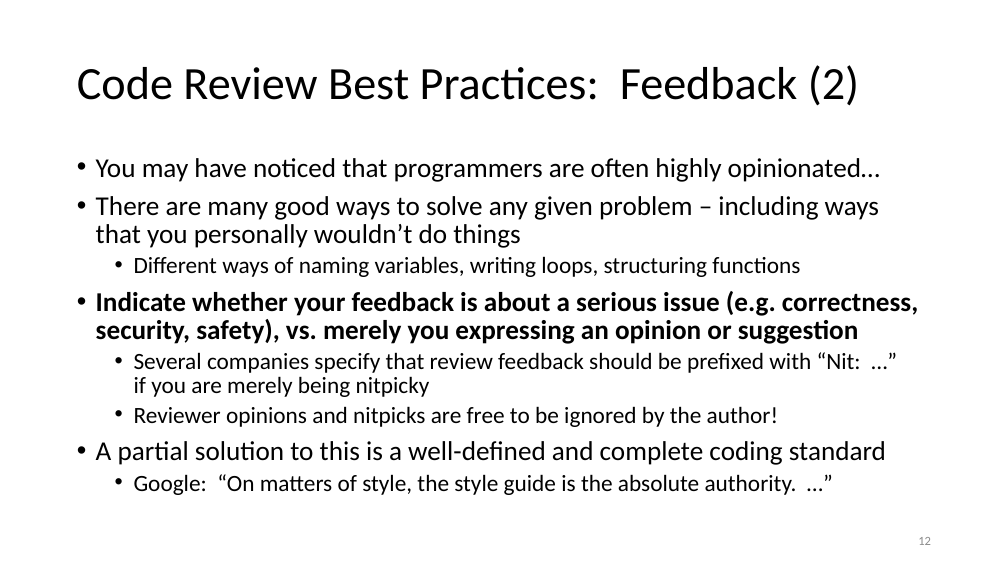
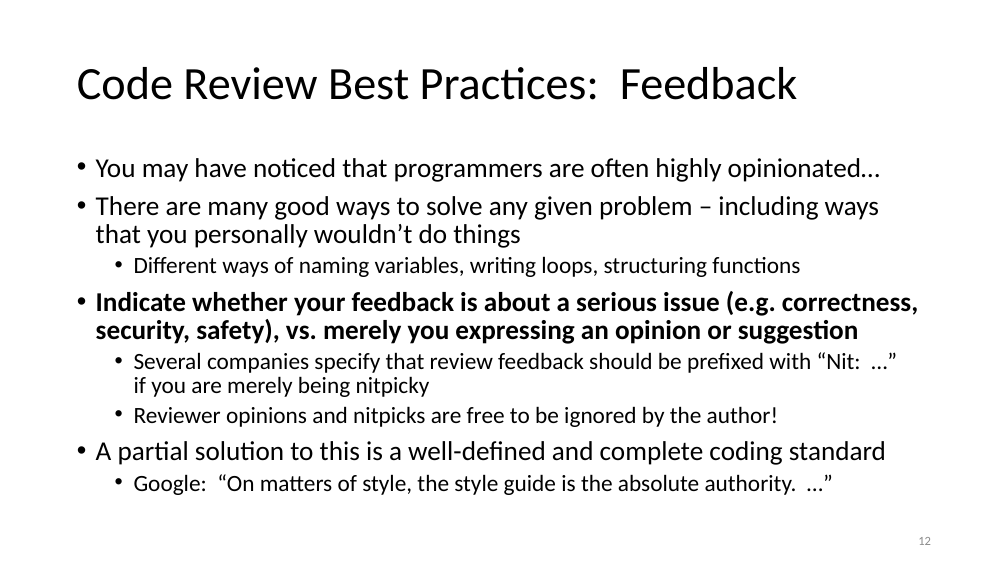
Before and after one commit to birajnp/Code-Review, a slide deck: slide 12 of presentations/CollaborativeConstruction.pptx. Drawn at 1008x567 pixels with LibreOffice and Linux fonts; fonts in the diff are those of the drawing. Boxes give left, top, right and bottom in pixels: in the first picture for what was removed or moved away, otherwise in the second. Text is boxed around its words. In the diff, an @@ line names an element or a change of style, - is before the commit and + after.

```diff
--- a/presentations/CollaborativeConstruction.pptx
+++ b/presentations/CollaborativeConstruction.pptx
@@ title at (77, 67, 798, 100): text changed @@
-Code Review Best Practices: Feedback (2)
+Code Review Best Practices: Feedback
```
Also in this commit, not shown: 8 other slides changed, 4 slides added, 1 slide removed.
